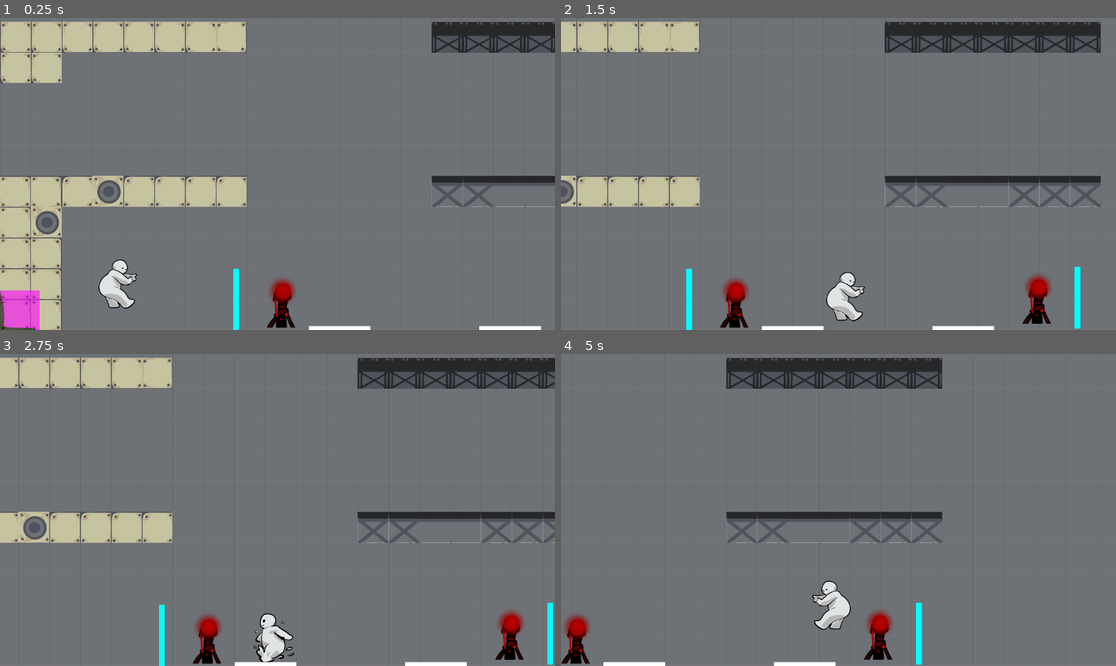
Above: before the commit, frames 1-4 (two rows, left to right).
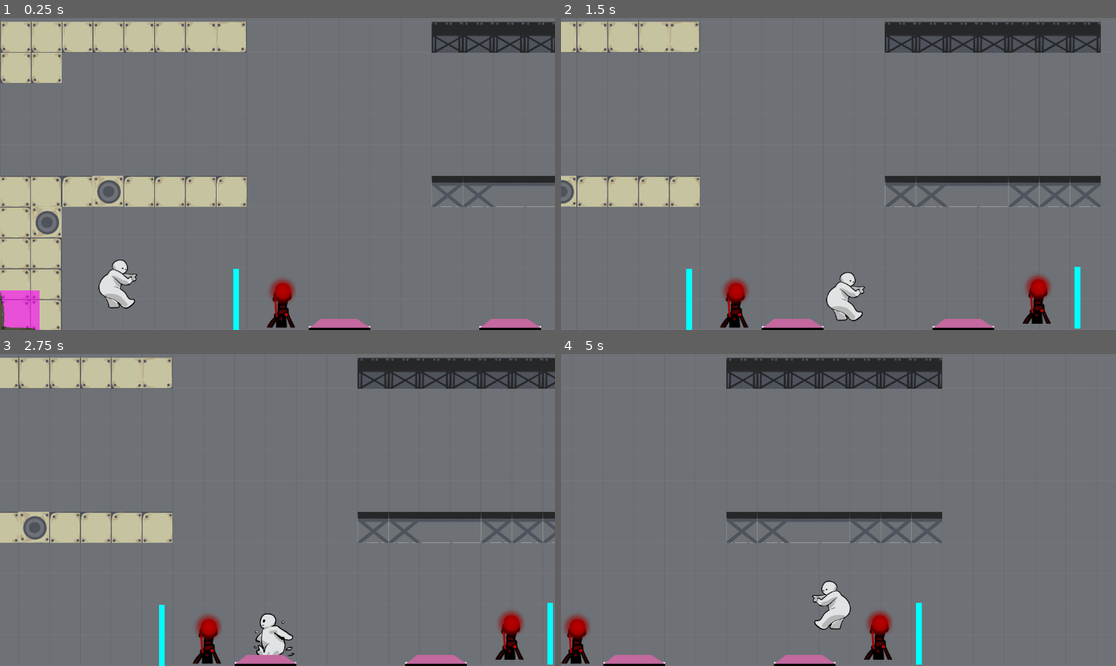
Above: after the commit, the same moments.

Repository: ZBC95/GMTK-2025-zoes-repository
Game: Godot game, scene res://game.tscn
Two runs of this game, one before a commit and one after it. Both use one fixed random seed, a clock stepped at 60 frames per second and the inputs below.
Inputs:
- Up to frame 1 (0.25 s): no input
- Up to frame 2 (1.5 s): hold D (Right) from 0.53 s (still down); tap W (Jump) at 0.77 s
- Up to frame 3 (2.75 s): tap W (Jump) at 1.52 s; release D (Right) at 2.03 s; hold A (Left) from 2.03 s (still down)
- Up to frame 4 (5 s): release A (Left) at 2.78 s; hold D (Right) 2.78-4.28 s; tap W (Jump) at 3.02, 3.77, 4.52 s; hold A (Left) from 4.28 s (still down)

The runs differ from the first frame. In frame 1, 0.7% of the frame differs, in the area x 55-98%, y 96-100%; in frame 2, 0.7%; in frame 3, 0.7%; in frame 4, 0.7%.

Commit message:
Added AnimatedSprite2D to button

Diff:
--- a/Level_Making/button.tscn
+++ b/Level_Making/button.tscn
@@ -1,6 +1,7 @@
-[gd_scene load_steps=8 format=3 uid="uid://c8taoh511l4oa"]
+[gd_scene load_steps=12 format=3 uid="uid://c8taoh511l4oa"]
 
 [ext_resource type="Script" uid="uid://d08otaixme73l" path="res://button.gd" id="1_r04n3"]
+[ext_resource type="Texture2D" uid="uid://8apoyh8mraef" path="res://assets/button64.png" id="2_f32dm"]
 
 [sub_resource type="RectangleShape2D" id="RectangleShape2D_0vvm8"]
 
@@ -14,6 +15,33 @@
 [sub_resource type="RectangleShape2D" id="RectangleShape2D_n4tde"]
 
 [sub_resource type="RectangleShape2D" id="RectangleShape2D_vxja4"]
+
+[sub_resource type="AtlasTexture" id="AtlasTexture_mu4ha"]
+atlas = ExtResource("2_f32dm")
+region = Rect2(0, 0, 64, 64)
+
+[sub_resource type="AtlasTexture" id="AtlasTexture_tqirn"]
+atlas = ExtResource("2_f32dm")
+region = Rect2(64, 0, 64, 64)
+
+[sub_resource type="SpriteFrames" id="SpriteFrames_bujx2"]
+animations = [{
+"frames": [{
+"duration": 1.0,
+"texture": SubResource("AtlasTexture_mu4ha")
+}],
+"loop": false,
+"name": &"off",
+"speed": 5.0
+}, {
+"frames": [{
+"duration": 1.0,
+"texture": SubResource("AtlasTexture_tqirn")
+}],
+"loop": false,
+"name": &"on",
+"speed": 5.0
+}]
 
 [node name="Button" type="StaticBody2D"]
 top_level = true
@@ -45,3 +73,11 @@
 position = Vector2(67, 3)
 rotation = 0.523599
 shape = SubResource("RectangleShape2D_vxja4")
+
+[node name="ButtonSprite" type="AnimatedSprite2D" parent="."]
+unique_name_in_owner = true
+position = Vector2(0, -32)
+scale = Vector2(2, 1)
+sprite_frames = SubResource("SpriteFrames_bujx2")
+animation = &"off"
+autoplay = "off"
--- a/button.gd
+++ b/button.gd
@@ -3,6 +3,8 @@
 @export var channel: int = 1
 @onready var player = get_node("../../Player")
 @onready var game = get_node("../..")  ###################
+@onready var button_sprite: AnimatedSprite2D = %ButtonSprite
+
 var is_button_on = false
 
 func _ready() -> void:
@@ -26,6 +28,7 @@
 		$Collision.scale.y -= delta*2
 		$CollisionShape2D.scale.y -= delta*2
 		$CollisionShape2D2.scale.y -= delta*2
+		button_sprite.play("on")
 	elif $Collision.scale.y < 1.0 and not is_button_on:
 		#print("growing")
 		#print($Collision.scale.y)
@@ -33,6 +36,7 @@
 		$Collision.scale.y += delta*15
 		$CollisionShape2D.scale.y += delta*15
 		$CollisionShape2D2.scale.y += delta*15
+		button_sprite.play("off")
 
 
 
